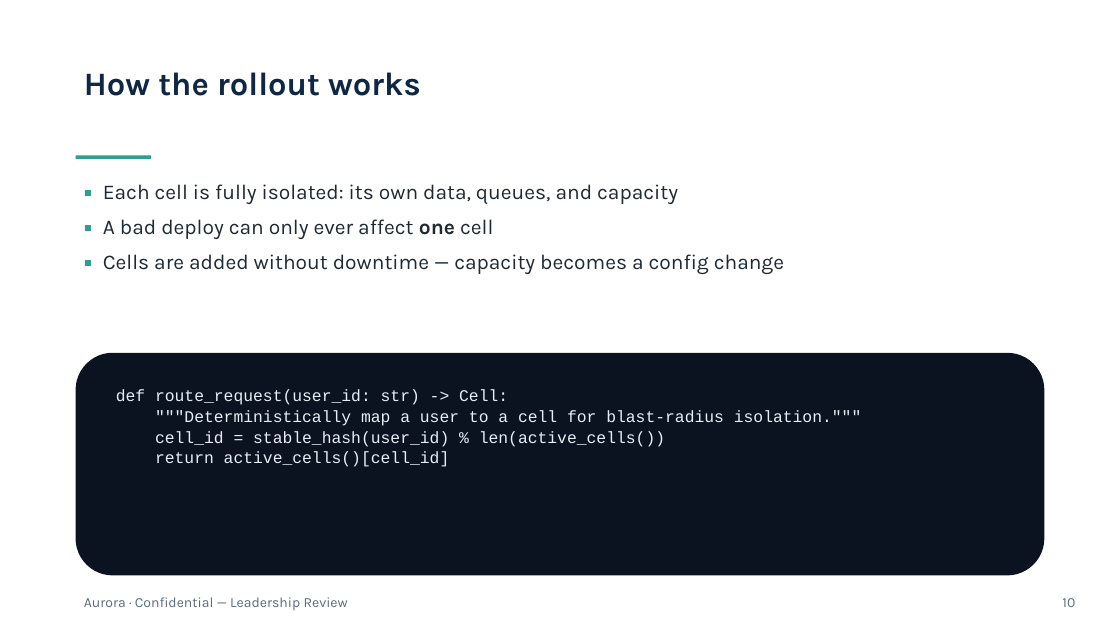
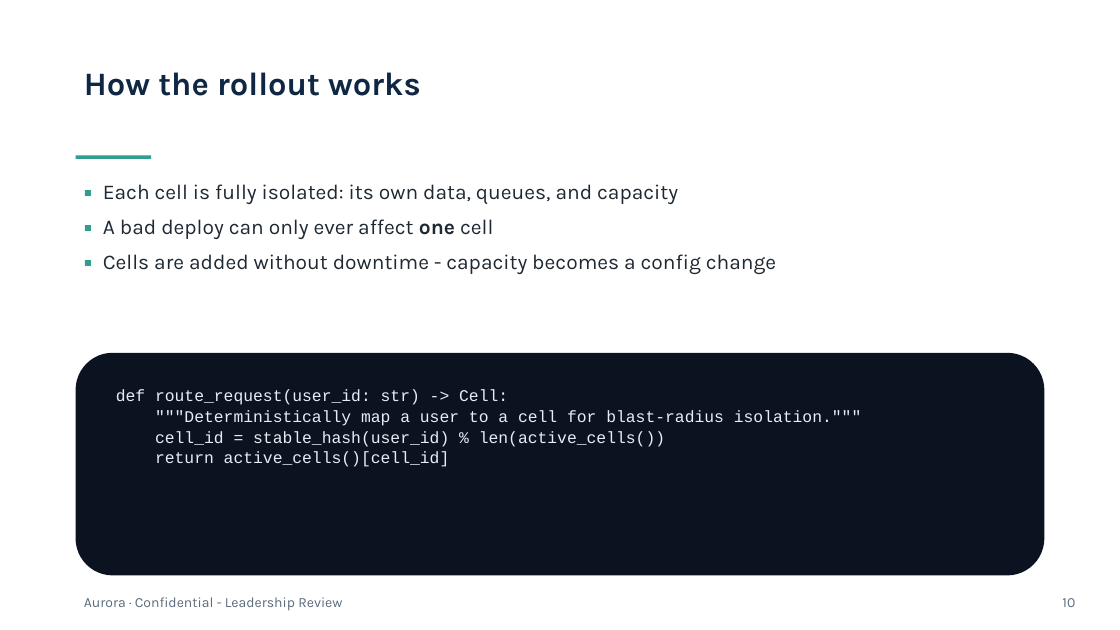
Before and after one commit to VikrantSingh01/md2pptx, a slide deck: slide 10 of examples/leadership-demo.pptx. Drawn at 1120x630 pixels with LibreOffice and Linux fonts; fonts in the diff are those of the drawing. Boxes give left, top, right and bottom in pixels: in the first picture for what was removed or moved away, otherwise in the second. Text is boxed around its words. In the diff, an @@ line names an element or a change of style, - is before the commit and + after.

```diff
--- a/examples/leadership-demo.pptx
+++ b/examples/leadership-demo.pptx
@@ text at bbox=[103, 254, 776, 274]: text changed @@
-▪ Cells are added without downtime — capacity becomes a config change
+▪ Cells are added without downtime - capacity becomes a config change
@@ text at bbox=[84, 597, 342, 611]: text changed @@
-Aurora · Confidential — Leadership Review
+Aurora · Confidential - Leadership Review
```
Also in this commit, not shown: 8 other slides changed, 16 other files.
